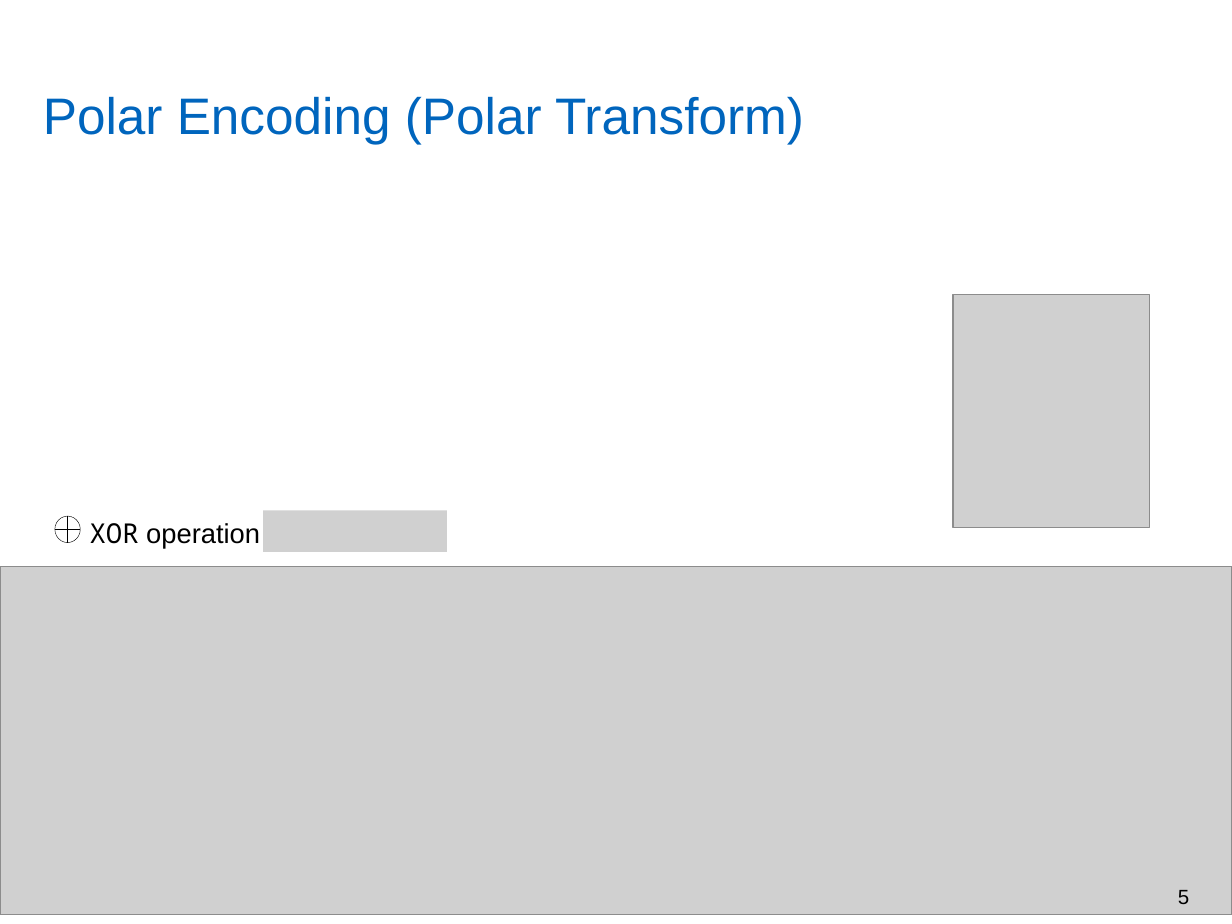
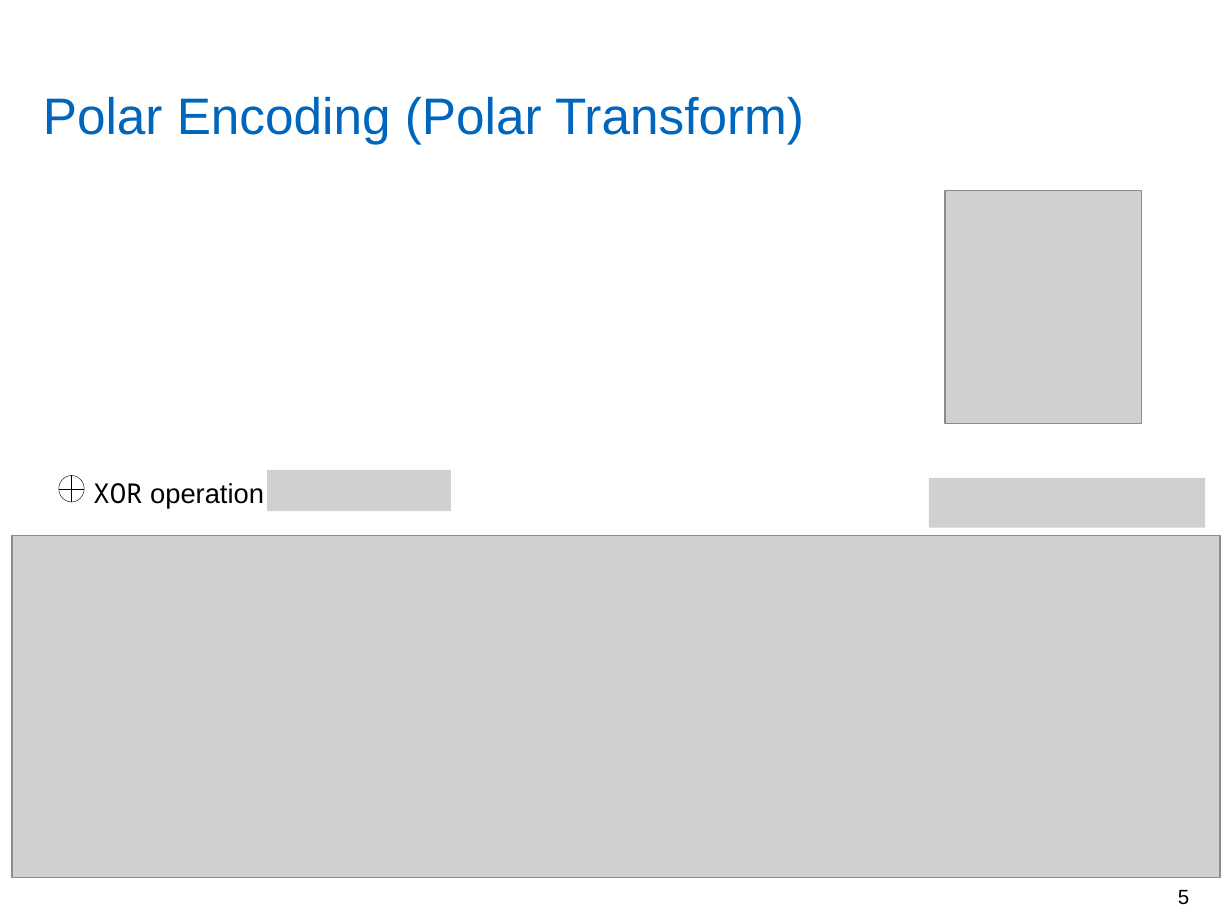
Before and after one commit to yadhu1961/thesis_5GPolorCodes, a slide deck: slide 5 of final_presentation/finalPpt1.1.pptx. Drawn at 1232x924 pixels with LibreOffice and Linux fonts; fonts in the diff are those of the drawing; grey boxes stand for pictures; background and template pictures are left out. Boxes give left, top, right and bottom in pixels: in the first picture for what was removed or moved away, otherwise in the second. Text is boxed around its words. In the diff, an @@ line names an element or a change of style, - is before the commit and + after.

```diff
--- a/final_presentation/finalPpt1.1.pptx
+++ b/final_presentation/finalPpt1.1.pptx
@@ picture: place and size @@
-picture at (952,294,1148,527)
+picture at (945,190,1141,423)
@@ flow chart or: place and size @@
-flow chart or at (55,516,81,542)
+flow chart or at (59,476,85,501)
@@ text "XOR operation": place and size @@
-text "XOR operation" at (90,523,260,549)
+text "XOR operation" at (93,483,264,509)
@@ picture added at (267,469,451,511) @@
@@ picture added at (929,478,1205,527) @@
@@ picture: place and size @@
-picture at (0,567,1232,915)
+picture at (12,536,1221,877)
@@ picture removed at (264,510,447,552) @@
```
Also in this commit, not shown: 13 other slides changed, 2 other files.
